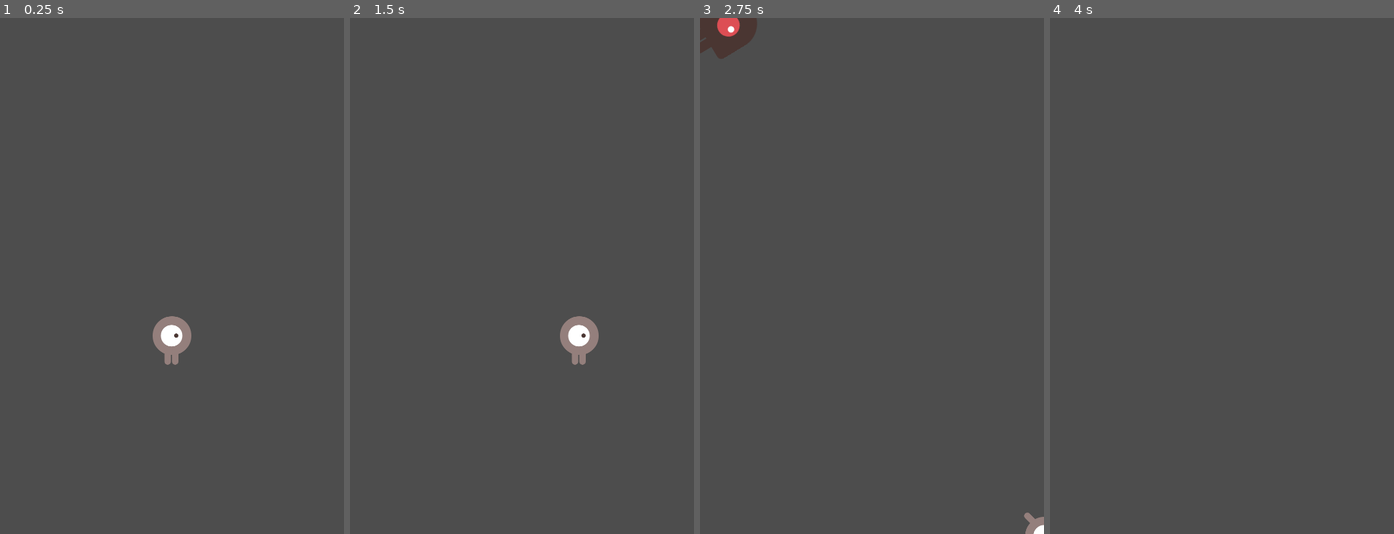
Above: before the commit, frames 1-4 (left to right).
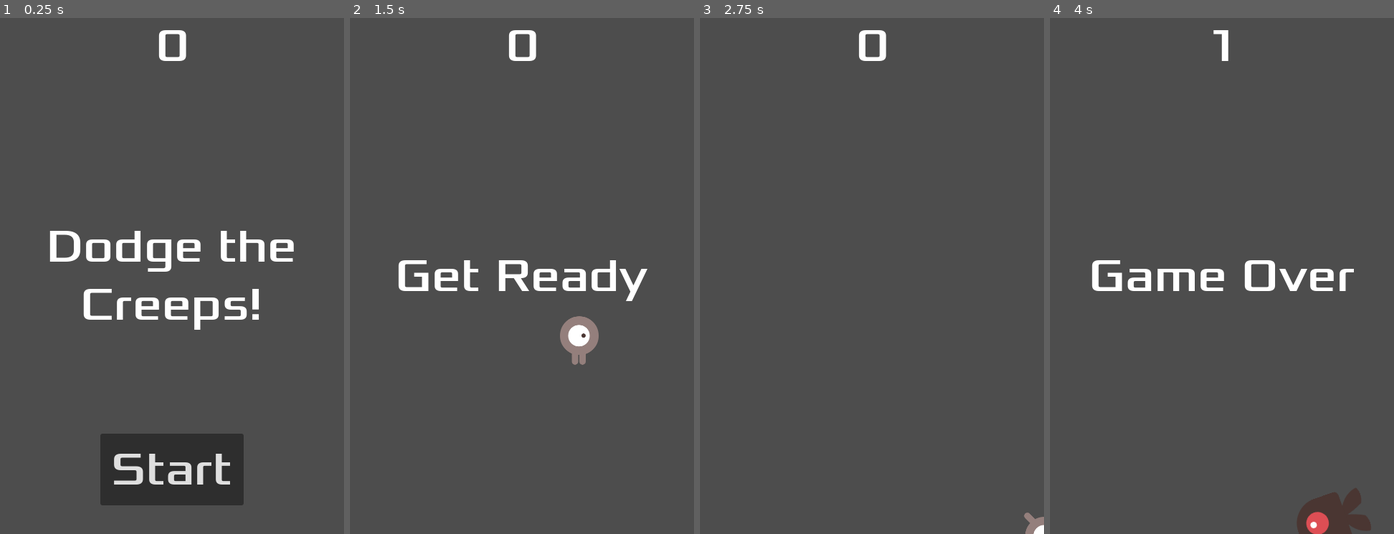
Above: after the commit, the same moments.

Repository: Qowface/learning-godot
Game: Godot game, scene res://main.tscn
The game is run twice, just before and just after one commit, with the same random seed, the same clock (stepped at 60 frames per second) and the same inputs.
Inputs (mouse positions are in pixels of both pictures, inside the frame that each line leads up to):
- Up to frame 1 (0.25 s): no input
- Up to frame 2 (1.5 s): click (522, 472) at 0.5 s, where only the run after the commit has a clickable "Start"; tap Enter at 1.25 s; hold Right (move_right) from 1.28 s (still down)
- Up to frame 3 (2.75 s): release Right (move_right) at 2.03 s; hold Down (move_down) from 2.03 s (still down)
- Up to frame 4 (4 s): release Down (move_down) at 2.78 s; hold Right (move_right) 2.78-3.53 s; hold Up (move_up) from 3.53 s (still down)

The runs differ from the first frame. In frame 1, 9.7% of the frame differs, in the area x 14-86%, y 2-95%; in frame 2, 2.1%; in frame 3, 1.3%; in frame 4, 3.1%.

Commit message:
First 2D Game - Add HUD to start game and display score/messages.

Diff:
--- /dev/null
+++ b/first-2d-game/hud.gd
@@ -0,0 +1,42 @@
+extends CanvasLayer
+
+signal start_game
+
+
+# Called when the node enters the scene tree for the first time.
+func _ready():
+	pass # Replace with function body.
+
+
+# Called every frame. 'delta' is the elapsed time since the previous frame.
+func _process(delta):
+	pass
+
+
+func show_message(text):
+	$Message.text = text
+	$Message.show()
+	$MessageTimer.start()
+
+
+func show_game_over():
+	show_message("Game Over")
+	await $MessageTimer.timeout
+
+	$Message.text = "Dodge the Creeps!"
+	$Message.show()
+	await get_tree().create_timer(1.0).timeout
+	$StartButton.show()
+
+
+func update_score(score):
+	$ScoreLabel.text = str(score)
+
+
+func _on_message_timer_timeout():
+	$Message.hide()
+
+
+func _on_start_button_pressed():
+	$StartButton.hide()
+	start_game.emit()
--- /dev/null
+++ b/first-2d-game/hud.tscn
@@ -0,0 +1,63 @@
+[gd_scene load_steps=3 format=3 uid="uid://dp8cbm7kd68p"]
+
+[ext_resource type="Script" path="res://hud.gd" id="1_3ceu7"]
+[ext_resource type="FontFile" uid="uid://b4wm8f26ku0f1" path="res://fonts/Xolonium-Regular.ttf" id="1_4y1fo"]
+
+[node name="HUD" type="CanvasLayer"]
+script = ExtResource("1_3ceu7")
+
+[node name="ScoreLabel" type="Label" parent="."]
+anchors_preset = 5
+anchor_left = 0.5
+anchor_right = 0.5
+offset_left = -22.5
+offset_right = 22.5
+offset_bottom = 78.0
+grow_horizontal = 2
+theme_override_fonts/font = ExtResource("1_4y1fo")
+theme_override_font_sizes/font_size = 64
+text = "0"
+horizontal_alignment = 1
+vertical_alignment = 1
+
+[node name="Message" type="Label" parent="."]
+anchors_preset = 8
+anchor_left = 0.5
+anchor_top = 0.5
+anchor_right = 0.5
+anchor_bottom = 0.5
+offset_left = -240.0
+offset_top = -120.0
+offset_right = 240.0
+offset_bottom = 120.0
+grow_horizontal = 2
+grow_vertical = 2
+theme_override_fonts/font = ExtResource("1_4y1fo")
+theme_override_font_sizes/font_size = 64
+text = "Dodge the Creeps!"
+horizontal_alignment = 1
+vertical_alignment = 1
+autowrap_mode = 2
+
+[node name="StartButton" type="Button" parent="."]
+anchors_preset = 7
+anchor_left = 0.5
+anchor_top = 1.0
+anchor_right = 0.5
+anchor_bottom = 1.0
+offset_left = -100.0
+offset_top = -140.0
+offset_right = 100.0
+offset_bottom = -40.0
+grow_horizontal = 2
+grow_vertical = 0
+theme_override_fonts/font = ExtResource("1_4y1fo")
+theme_override_font_sizes/font_size = 64
+text = "Start"
+
+[node name="MessageTimer" type="Timer" parent="."]
+wait_time = 2.0
+one_shot = true
+
+[connection signal="pressed" from="StartButton" to="." method="_on_start_button_pressed"]
+[connection signal="timeout" from="MessageTimer" to="." method="_on_message_timer_timeout"]
--- a/first-2d-game/main.gd
+++ b/first-2d-game/main.gd
@@ -6,7 +6,7 @@
 
 # Called when the node enters the scene tree for the first time.
 func _ready():
-	new_game()
+	pass
 
 
 # Called every frame. 'delta' is the elapsed time since the previous frame.
@@ -18,15 +18,24 @@
 	$ScoreTimer.stop()
 	$MobTimer.stop()
 
+	$HUD.show_game_over()
+
 
 func new_game():
 	score = 0
 	$Player.start($StartPosition.position)
 	$StartTimer.start()
 
+	get_tree().call_group("mobs", "queue_free")
+
+	$HUD.update_score(score)
+	$HUD.show_message("Get Ready")
+
 
 func _on_score_timer_timeout():
 	score += 1
+
+	$HUD.update_score(score)
 
 
 func _on_start_timer_timeout():
--- a/first-2d-game/main.tscn
+++ b/first-2d-game/main.tscn
@@ -1,8 +1,9 @@
-[gd_scene load_steps=5 format=3 uid="uid://cq0na4uatgka0"]
+[gd_scene load_steps=6 format=3 uid="uid://cq0na4uatgka0"]
 
 [ext_resource type="PackedScene" uid="uid://dq2bhmel1atg6" path="res://player.tscn" id="1_q8det"]
 [ext_resource type="Script" path="res://main.gd" id="1_r7skv"]
 [ext_resource type="PackedScene" uid="uid://bl47y0jxxc0w3" path="res://mob.tscn" id="2_tc8av"]
+[ext_resource type="PackedScene" uid="uid://dp8cbm7kd68p" path="res://hud.tscn" id="4_y56g7"]
 
 [sub_resource type="Curve2D" id="Curve2D_tgw8w"]
 _data = {
@@ -33,7 +34,10 @@
 
 [node name="MobSpawnLocation" type="PathFollow2D" parent="MobPath"]
 
+[node name="HUD" parent="." instance=ExtResource("4_y56g7")]
+
 [connection signal="hit" from="Player" to="." method="game_over"]
 [connection signal="timeout" from="MobTimer" to="." method="_on_mob_timer_timeout"]
 [connection signal="timeout" from="ScoreTimer" to="." method="_on_score_timer_timeout"]
 [connection signal="timeout" from="StartTimer" to="." method="_on_start_timer_timeout"]
+[connection signal="start_game" from="HUD" to="." method="new_game"]
--- a/first-2d-game/mob.tscn
+++ b/first-2d-game/mob.tscn
@@ -48,7 +48,7 @@
 radius = 35.0
 height = 96.0
 
-[node name="Mob" type="RigidBody2D"]
+[node name="Mob" type="RigidBody2D" groups=["mobs"]]
 collision_mask = 0
 gravity_scale = 0.0
 script = ExtResource("1_h8vcd")
